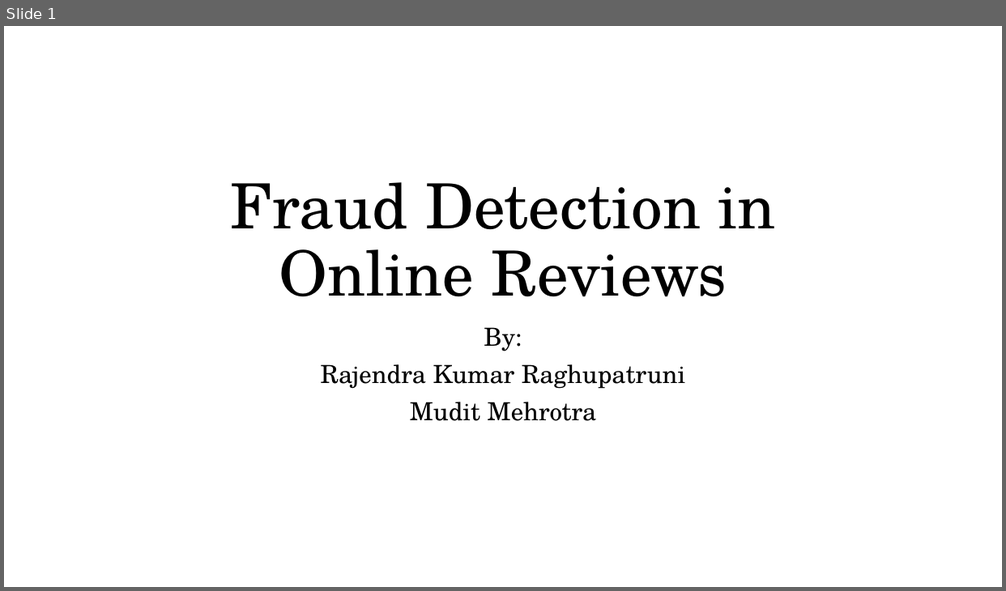
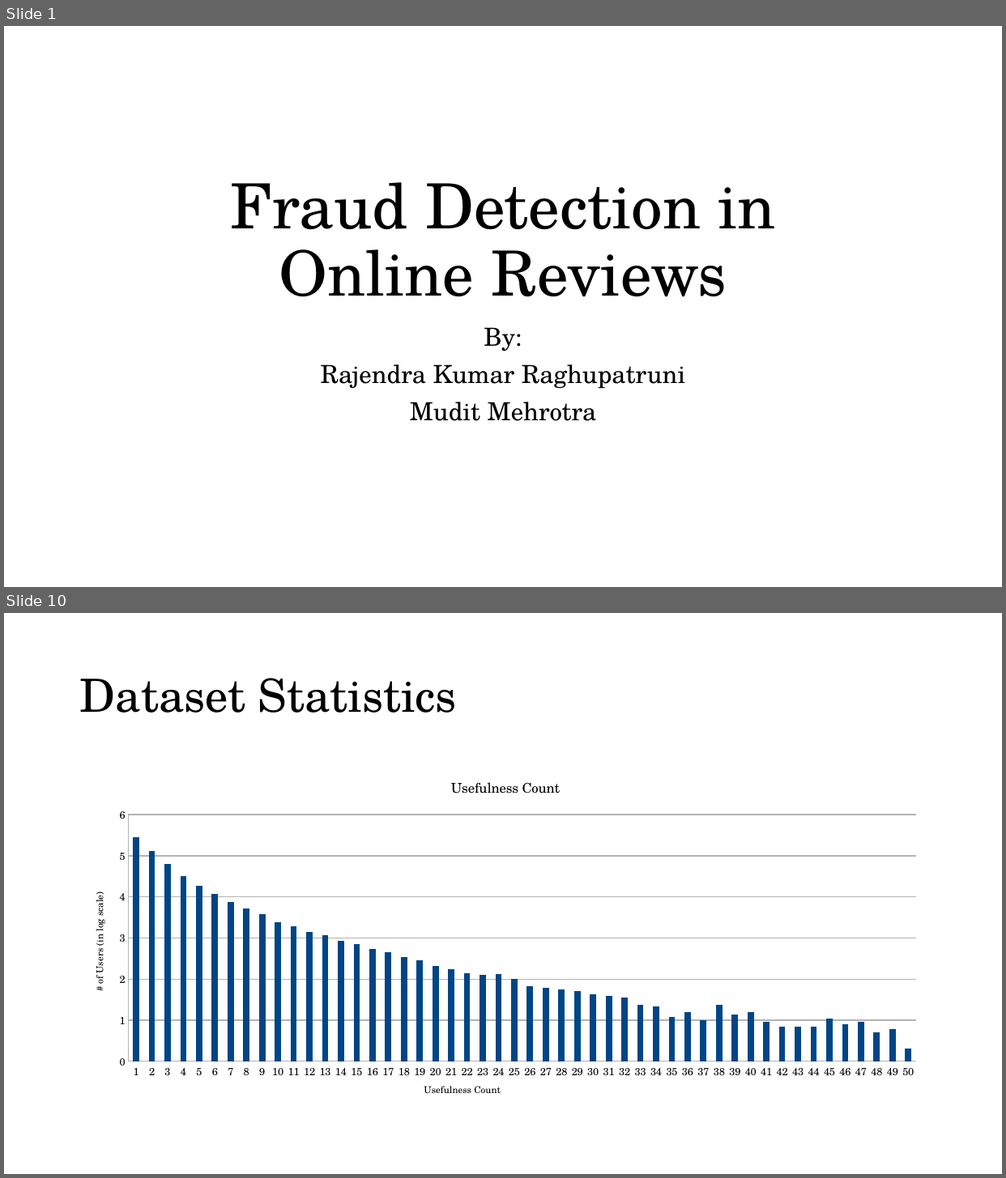
Before and after one commit to rkumar2468/Mining, a slide deck: Documents/Presentation/Course591-Final-Presentation.pptx. Shown one above the other, each under a label of ours: slide 1 before the commit, slides 1 and 10 after it; the slides between them are not shown. The pictures are 1006x591 and 1006x1178 pixels, drawn with LibreOffice and Linux fonts; fonts in the diff are those of the drawing. Boxes give left, top, right and bottom in pixels: in the first picture for what was removed or moved away, otherwise in the second. Text is boxed around its words. In the diff, an @@ line names an element or a change of style, - is before the commit and + after.

```diff
--- a/Documents/Presentation/Course591-Final-Presentation.pptx
+++ b/Documents/Presentation/Course591-Final-Presentation.pptx
@@ slide 10 added at (x1=4, y1=613, x2=1002, y2=1174), background #FFFFFF @@
@@ title added at (x1=80, y1=678, x2=457, y2=713), 44 pt, text #000000 @@
+Dataset Statistics
@@ column stacked chart added at (x1=73, y1=763, x2=934, y2=1119) @@
+title "Usefulness Count"
+categories: 1, 2, 3, 4, 5, 6, 7, 8, 9, 10, 11, 12, 13, 14, 15, 16, 17, 18, 19, 20, 21, 22, 23, 24, 25, 26, 27, 28, 29, 30, 31, 32, 33, 34, 35, 36, 37, 38, 39, 40, 41, 42, 43, 44, 45, 46, 47, 48, 49, 50
+Series 1: 5.5, 5.1, 4.8, 4.5, 4.3, 4.1, 3.9, 3.7, 3.6, 3.4, 3.3, 3.1, 3.1, 2.9, 2.8, 2.7, 2.7, 2.5, 2.5, 2.3, 2.2, 2.1, 2.1, 2.1, 2, 1.8, 1.8, 1.8, 1.7, 1.6, 1.6, 1.6, 1.4, 1.3, 1.1, 1.2, 1, 1.4, 1.1, 1.2, 1, 0.8, 0.8, 0.8, 1, 0.9, 1, 0.7, 0.8, 0.3
```
Also in this commit, not shown: 16 other slides added, 4 slides removed, 5 other files.
